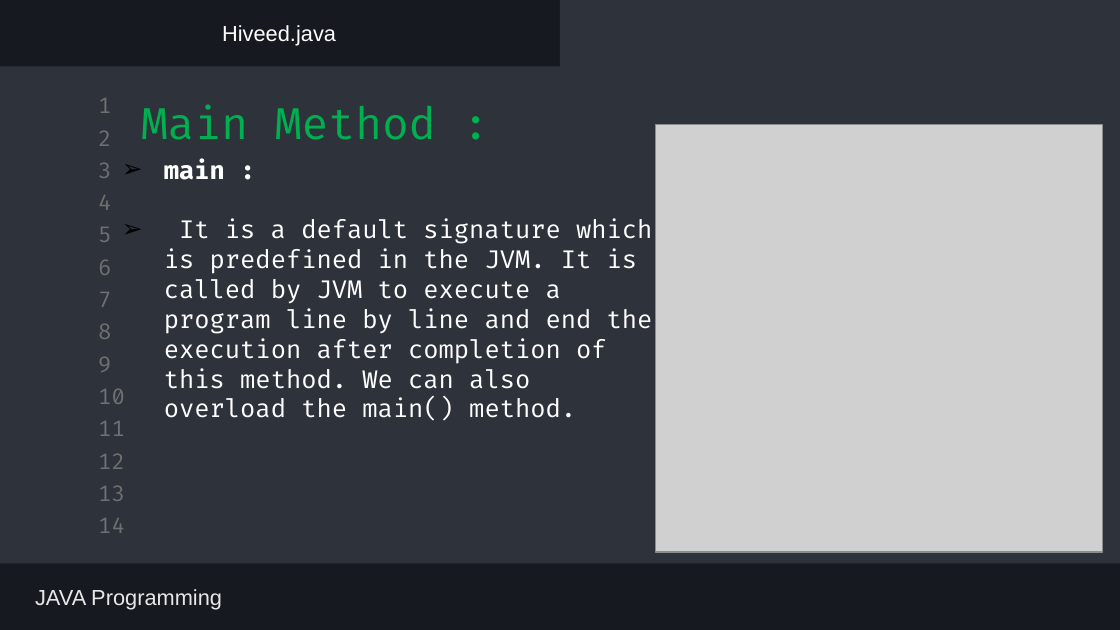
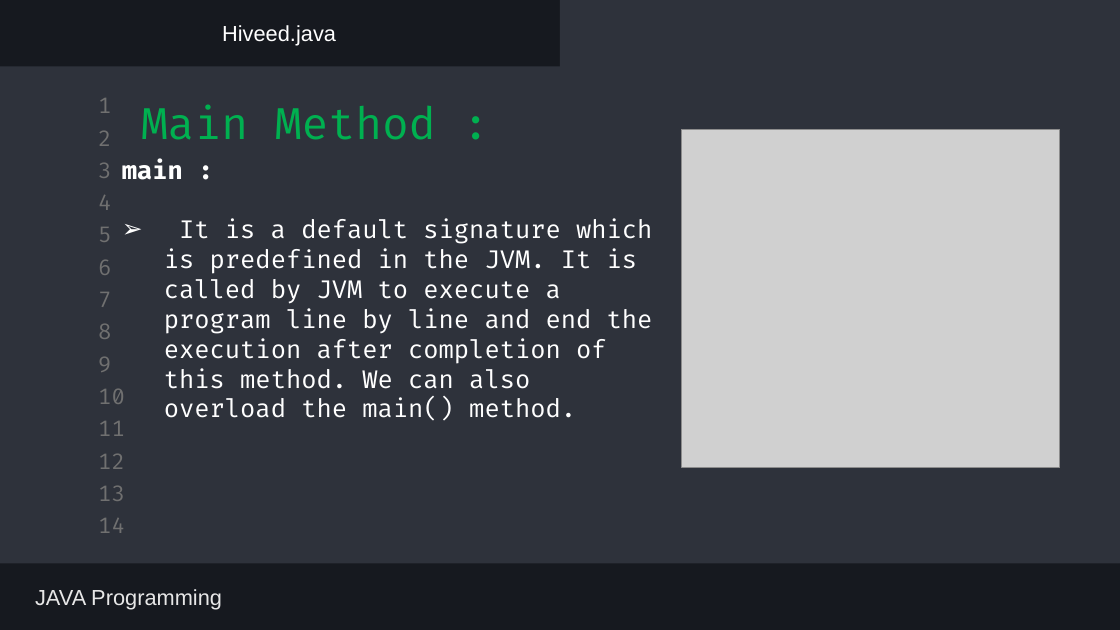
Before and after one commit to The-HiveEd/Notes, a slide deck: slide 9 of JAVA PPT/Day3.pptx. Drawn at 1120x630 pixels with LibreOffice and Linux fonts; fonts in the diff are those of the drawing; grey boxes stand for pictures. Boxes give left, top, right and bottom in pixels: in the first picture for what was removed or moved away, otherwise in the second. Text is boxed around its words. In the diff, an @@ line names an element or a change of style, - is before the commit and + after.

```diff
--- a/JAVA PPT/Day3.pptx
+++ b/JAVA PPT/Day3.pptx
@@ text "main :" at box(122, 159, 653, 421): bullet ➢ to none; bullet colour #000000 to #FFFFFF @@
@@ picture: place and size @@
-picture at box(656, 124, 1103, 552)
+picture at box(682, 129, 1060, 467)
```
Also in this commit, not shown: 7 other slides changed, 15 other files.
